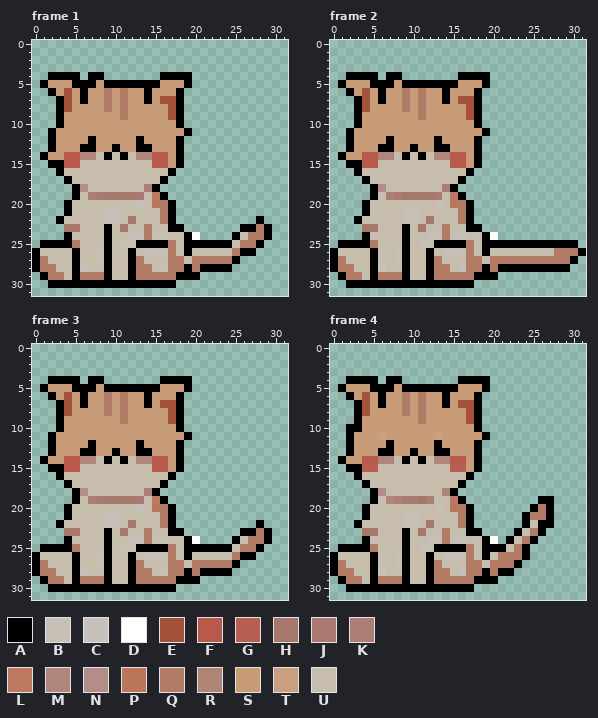
Animated GIF sprite: public/pet-animations/25.gif. Above, as it was before the edit.
The file is 32x32 pixels, 4 frames. Colours within 5 levels of each other are drawn and written as one. Shown: frame 1, frame 2, frame 3, frame 4. The commit also changed other frames, which this record leaves out.
Palette (. is transparent): A #000000  B #c6bfb5  C #c7c1bb  D #ffffff  E #a5523c  F #b8594b  G #b95f51  H #a6786c  J #aa7973  K #ac7f75  L #be7963  M #b0857c  N #b48d89  P #b9765a  Q #b17b66  R #af8576  S #c99c79  T #c99f7f  U #c7bdac
New version:
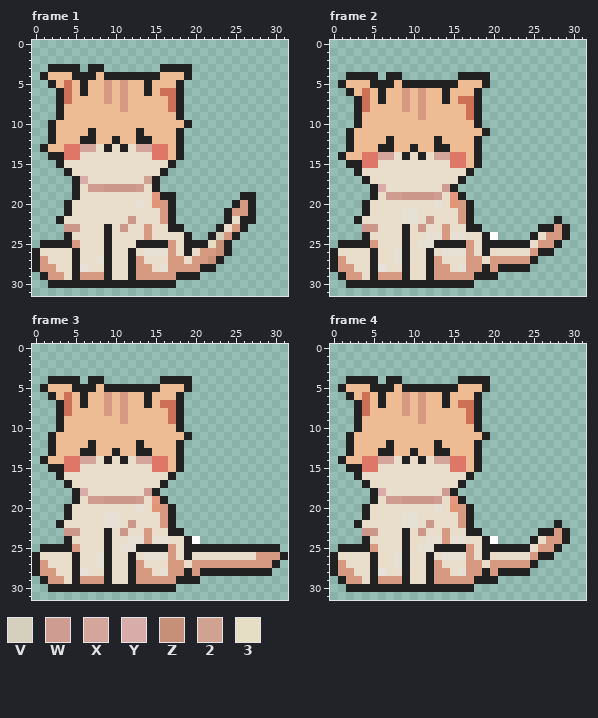
Colours new in this view: V #d5d0be  W #cf9c91  X #d4a59b  Y #d8aca8  Z #c68f78  2 #d0a291  3 #e6ddc5
Change:
colour A: #000000 -> #212121
colour B: #c6bfb5 -> #e7e0d5
colour C: #c7c1bb -> #e8e1db
colour E: #a5523c -> #cc7058
colour F: #b8594b -> #df7768
colour H: #a6786c -> #ca978a
colour L: #be7963 -> #e49880
colour P: #b9765a -> #df9576
colour Q: #b17b66 -> #d69a83
colour S: #c99c79 -> #edbc95
colour U: #c7bdac -> #e8decb
Changed rows in their new state; - is a pixel that keeps its letter.
Frame 1:
first column x 1:
 3 -AAAA-AA-------AAAA----------
 4 ASSS-A-SAAAAAAASSS-----------
 5 .A-ES-S-QSQSS-S--A.----------
 6 -.A------------EE------------
 7 -----S-------S-S-------------
 8 ---S----S--------------------
 9 ----------S-----S------------
10 -AS--------------SA----------
11 ------A-----A----A.----------
12 -----A---A---A---------------
13 AS-FFXXUAUAUXXFF-------------
14 .AA--UU-U-U-UU---------------
15 -.-UU---------UUA.-----------
16 --.A-----------A.------------
17 ---.AY-------2A.-------------
18 -----UWWHHHHWU---------------
19 ------UUUUUUU---A--------AA--
20 ------------------------AQA--
21 --------UU-------------AQQA--
22 --------UU-------------AUAA.-
23 ----------------------AUQ-...
24 -----------UU-UU---.-AVQ-....
25 ----------UU---------3Z-....-
26 -------U------------QQZA...--
27 ---------------------ZA..----
28 ------------------Q---..-----
Frame 2:
first column x 6:
14 XX-----XX
first column x 6:
18 Y-------W-----------------
19 -WW----W------------------
22 ----------------------A---
23 --------------------AAQA--
24 -------------------AUQQA--
25 -------------------UQQ-..-
26 -------------------QAA....
27 -------------------A.....-
28 -------------------.....--
Frame 3:
first column x 6:
14 XX-----XX
first column x 6:
18 Y-------W-----------------
19 -WW----W------------------
22 ----------------------.---
23 --------------------....--
24 -------------------.....--
25 -------------------AAA-AA-
26 -------------------UUUQQQA
27 -------------------QQQQQA-
28 -------------------AAAAA--
Frame 4:
first column x 2:
10 .---------------------------
11 ----S------S----------------
14 ----XX-----XX---------------
15 --FF---------FF-------------
18 ----Y-------W---------------
19 -----WWHH-HW------------..--
20 -----------------------...--
21 ----------------------....--
22 ----------------------....A-
23 ---------------------...-AQA
24 --------------------...-UQQA
25 --------------------AA-UQQA-
26 -------------------UUUUQAA--
27 ---------------------QQA----
28 ---------------------AA-----
Boxes around the changes in both pictures, in picture pixels (x1, y1, x2, y2):
changed: (32, 64, 272, 288)
changed: (330, 72, 586, 288)
changed: (32, 376, 288, 592)
changed: (330, 376, 570, 592)
